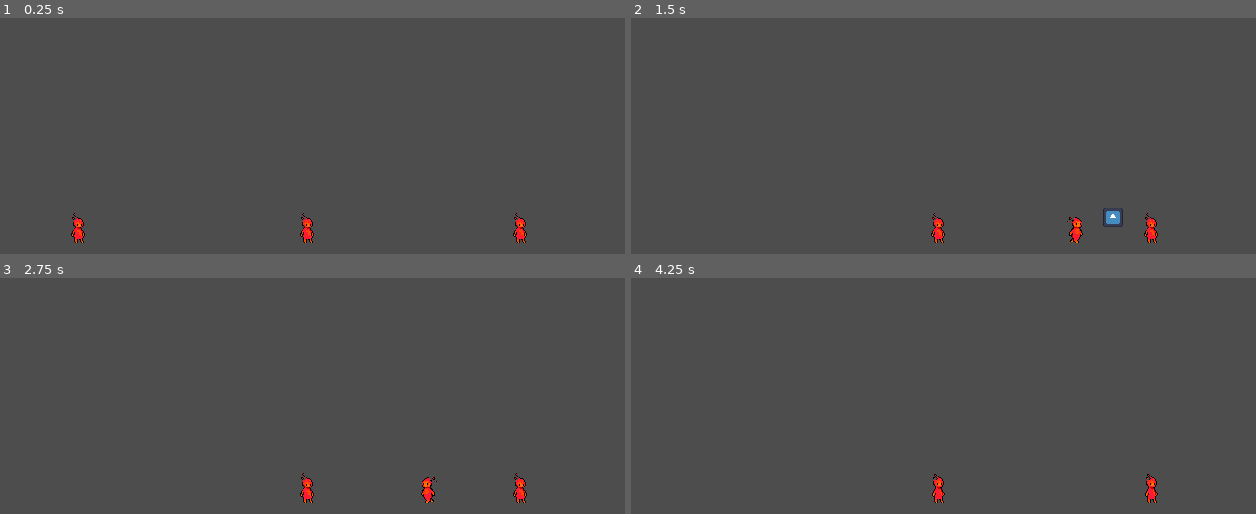
Above: before the commit, frames 1-4 (two rows, left to right).
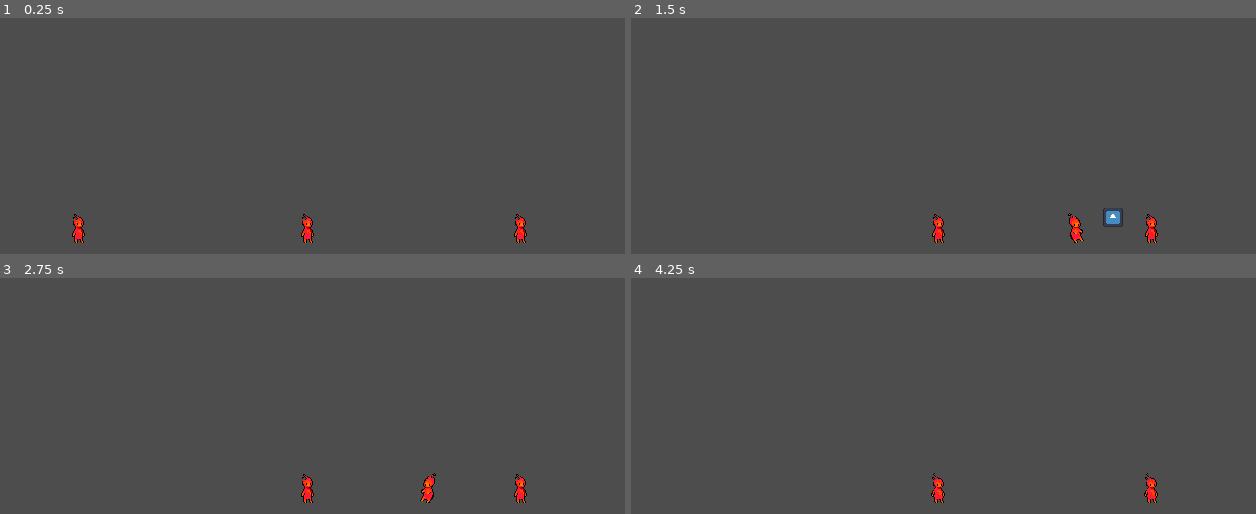
Above: after the commit, the same moments.

Repository: kertox662/GDC-GameJam-W25
Game: Godot game, scene res://Game.tscn
Two runs of this game, one before a commit and one after it. Both use one fixed random seed, a clock stepped at 60 frames per second and the inputs below. The engine's default icon, where the game draws it, is replaced by a stand-in: a white triangle on a blue panel in a dark square.
Inputs:
- Up to frame 1 (0.25 s): no input
- Up to frame 2 (1.5 s): hold D (move_right) from 0.53 s (still down); tap W (jump) at 0.6, 0.77, 1.07 s; tap Space (shoot) at 1.35 s
- Up to frame 3 (2.75 s): tap W (jump) at 1.52, 1.55, 1.82, 2.1 s; release D (move_right) at 2.03 s; hold A (move_left) from 2.03 s (still down)
- Up to frame 4 (4.25 s): release A (move_left) at 2.78 s; hold D (move_right) from 2.78 s (still down); tap Space (shoot) at 2.85 s; tap W (jump) at 3.02, 3.05, 3.32, 3.6, 3.77, 4.07 s

The runs differ from the first frame. In frame 1, 0.2% of the frame differs, in the area x 11-85%, y 82-94%; in frame 2, 0.3%, in the area x 48-85%, y 82-96%; in frame 3, 0.3%; in frame 4, 0.2%.

Commit message:
use more of the animations

Diff:
--- a/player/player.gd
+++ b/player/player.gd
@@ -88,7 +88,7 @@
 		$AnimatedSprite2D.play("idle")
 		return
 
-	$AnimatedSprite2D.play("running")
+
 	# If we are doing movement inputs and above max speed, don't accelerate nor decelerate
 	# Except if we are turning
 	# (This keeps our momentum gained from outside or slopes)
@@ -131,6 +131,8 @@
 	if is_on_floor():
 		jump_coyote_timer = jump_coyote
 		is_jumping = false
+	else:
+		$AnimatedSprite2D.play("jump")
 	if get_input()["just_jump"]:
 		jump_buffer_timer = jump_buffer
 
--- a/player/player.tscn
+++ b/player/player.tscn
@@ -115,7 +115,7 @@
 [node name="AnimatedSprite2D" type="AnimatedSprite2D" parent="."]
 texture_filter = 1
 sprite_frames = SubResource("SpriteFrames_gleal")
-animation = &"idle"
+animation = &"jump"
 
 [node name="CollisionShape2D" type="CollisionShape2D" parent="."]
 shape = SubResource("CapsuleShape2D_kv2pt")
